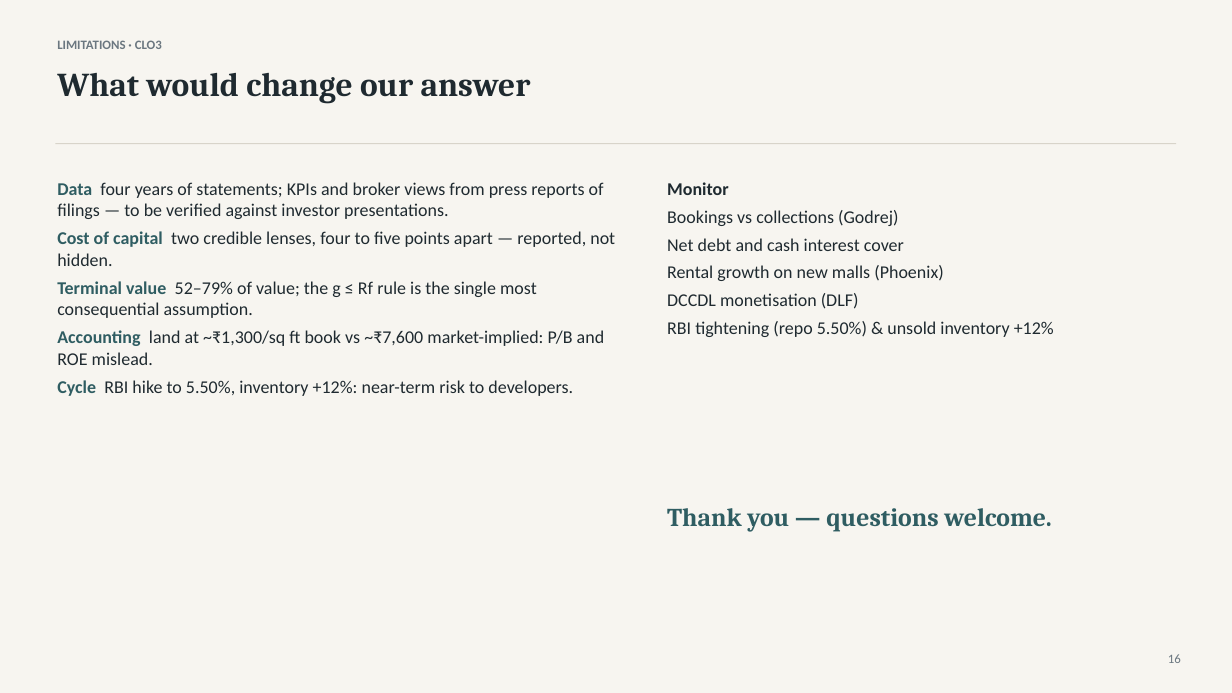
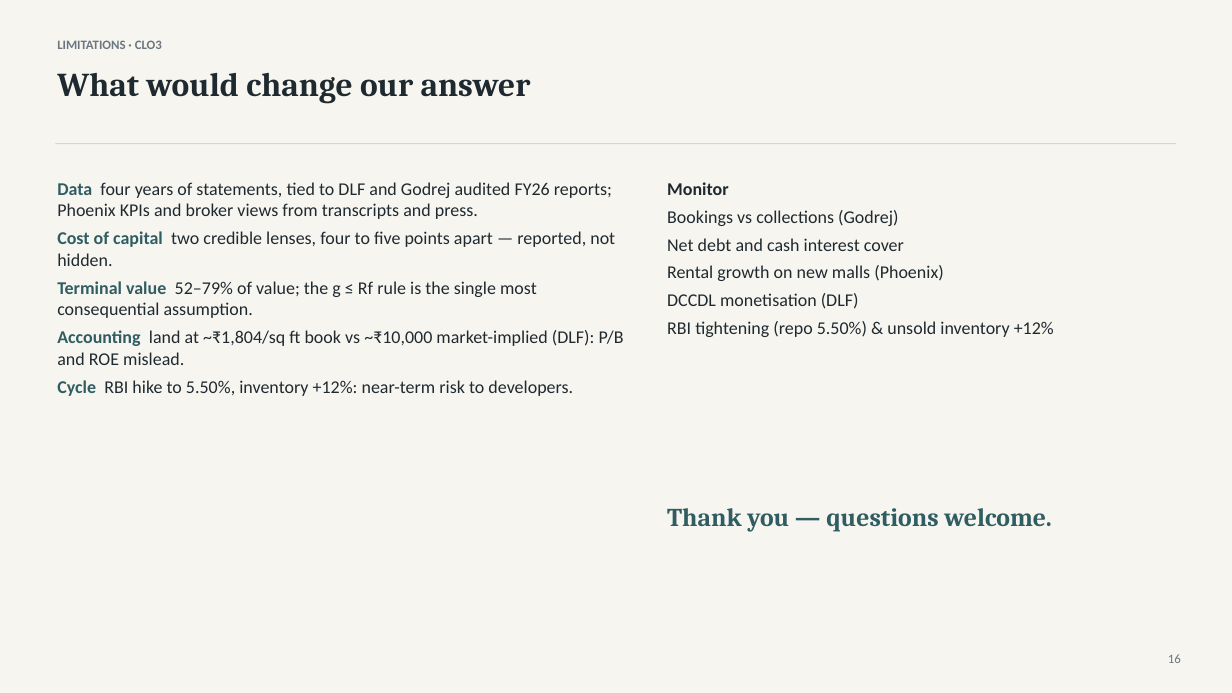
Before and after one commit to atharvaakz/BAAV, a slide deck: slide 16 of reports/ProjectBaav_Group27_Presentation.pptx. Drawn at 1232x693 pixels with LibreOffice and Linux fonts; fonts in the diff are those of the drawing. Boxes give left, top, right and bottom in pixels: in the first picture for what was removed or moved away, otherwise in the second. Text is boxed around its words. In the diff, an @@ line names an element or a change of style, - is before the commit and + after.

```diff
--- a/reports/ProjectBaav_Group27_Presentation.pptx
+++ b/reports/ProjectBaav_Group27_Presentation.pptx
@@ text at [57, 182, 612, 219]: text changed @@
-Data four years of statements; KPIs and broker views from press reports of filings — to be verified against investor presentations.
+Data four years of statements, tied to DLF and Godrej audited FY26 reports; Phoenix KPIs and broker views from transcripts and press.
@@ text at [57, 330, 624, 365]: text changed @@
-Accounting land at ~₹1,300/sq ft book vs ~₹7,600 market-implied: P/B and ROE mislead.
+Accounting land at ~₹1,804/sq ft book vs ~₹10,000 market-implied (DLF): P/B and ROE mislead.
```
Also in this commit, not shown: 2 slides added, 24 other files.
